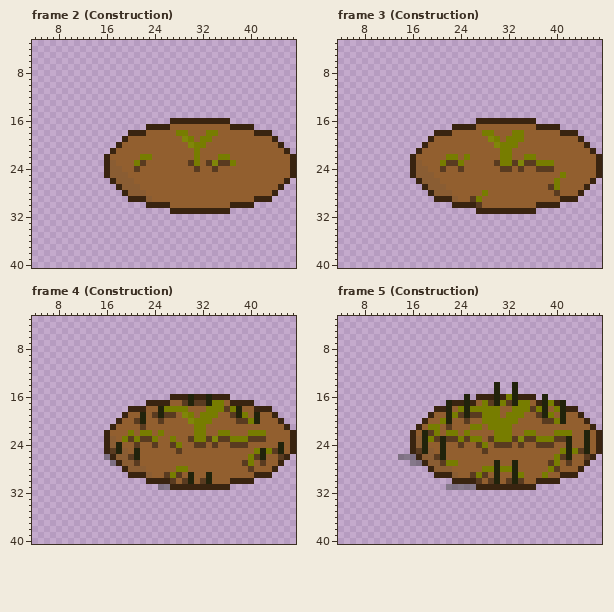
One commit to this pixel-art file: Assets/Sprites/Towers/Ivy Branch/Toxic Ivy.aseprite. Above, as it was before the edit.
64x64 pixels, 14 frames. Colours within 5 levels of each other are drawn and written as one. Shown: frame 2 (Construction): x 4..47, y 3..40; frame 3 (Construction): x 4..47, y 3..40; frame 4 (Construction): x 4..47, y 3..40; frame 5 (Construction): x 4..47, y 3..40. The old version is drawn lined up with the new one, on the new canvas. The commit also changed other frames, which this record leaves out.
After the commit:
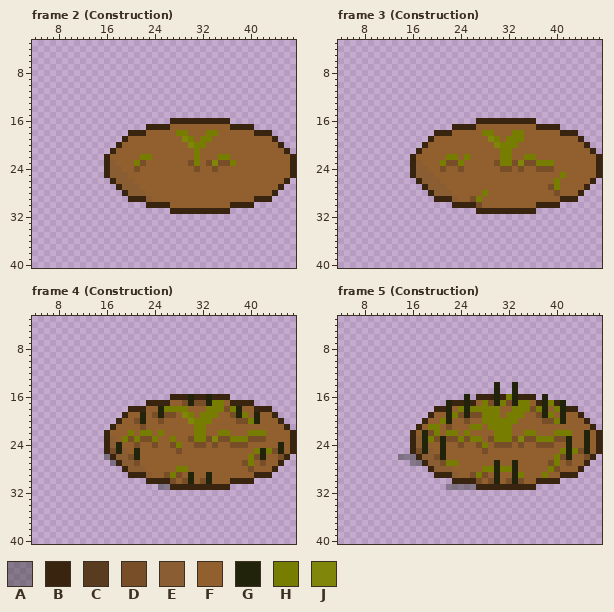
Palette (. is transparent): A #3f3f3f78  B #392410  C #593b20  D #774e28  E #8a5d33  F #925f2f  G #21230b  H #777d00  J #808609
Author's note on the commit: Applied new shadows methds for ivy #459
Difference:
canvas 64x64 -> 48x48, the old top-left corner now at -16,0 (the part of the old canvas that was cut away was empty and is not shown)
Changed rows in their new state; - is an unchanged pixel.
Frame 2 (Construction):
first column x 21:
23 -D-------D--D-DD
24 D---------D--D--
Frame 3 (Construction):
first column x 21:
23 -DD------D--D-DD----
24 D--D------DD-D--DDD-
27 ------------------D-
28 -------------------D
29 -----D--------------
30 ------D-------------
Frame 4 (Construction):
first column x 17:
17 ------------D-DD-------------
18 -------------------D---------
19 -------D-DD---------D--------
20 ----D---D------------DD------
21 -----D-----------------------
23 ---D-DD------D--D-DD---DDD---
24 ----D--D--D---DD-D--DDD------
25 D----------D---------------D-
26 ---D--------------------D---D
27 ----D-----------------D--D---
28 -----------------------D-----
29 ---------D-D-----------------
30 ----------D-D--D-------------
Frame 5 (Construction):
first column x 17:
17 ------------D--D-------------
18 -------------------D---------
19 -------D-DD---------D--------
20 --------D------------DD------
21 -----D-----------------------
22 --D--------------------------
23 ---D-DD-D---D---D-DD---DD----
24 -------D--D--DDD-D--DDD------
25 D----------D---------------D-
26 ---D--------------------D---D
27 ----D-----------------D--D---
28 -----------------------D-----
29 ---------D-D-----------------
30 ----------D-D--D-D-----------
Boxes around the changes in both pictures, in picture pixels (x1, y1, x2, y2):
changed: (134, 160, 146, 172)
changed: (188, 160, 230, 172)
changed: (440, 160, 482, 208)
changed: (494, 160, 560, 196)
changed: (110, 400, 284, 484)
changed: (416, 400, 590, 484)
